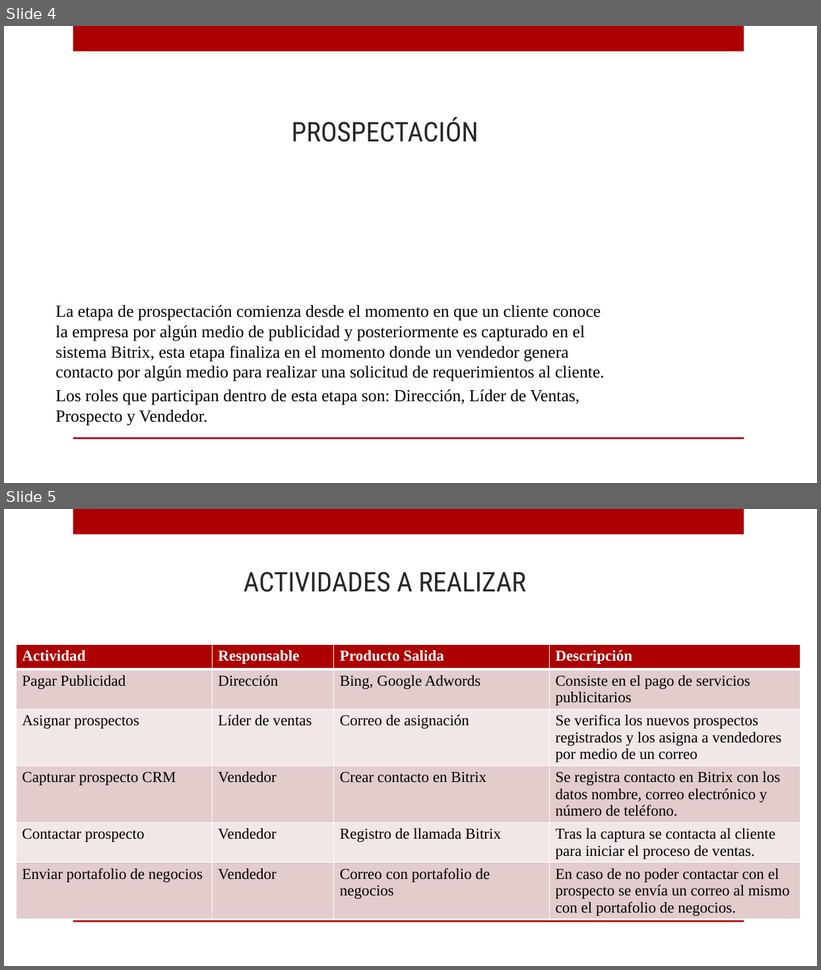
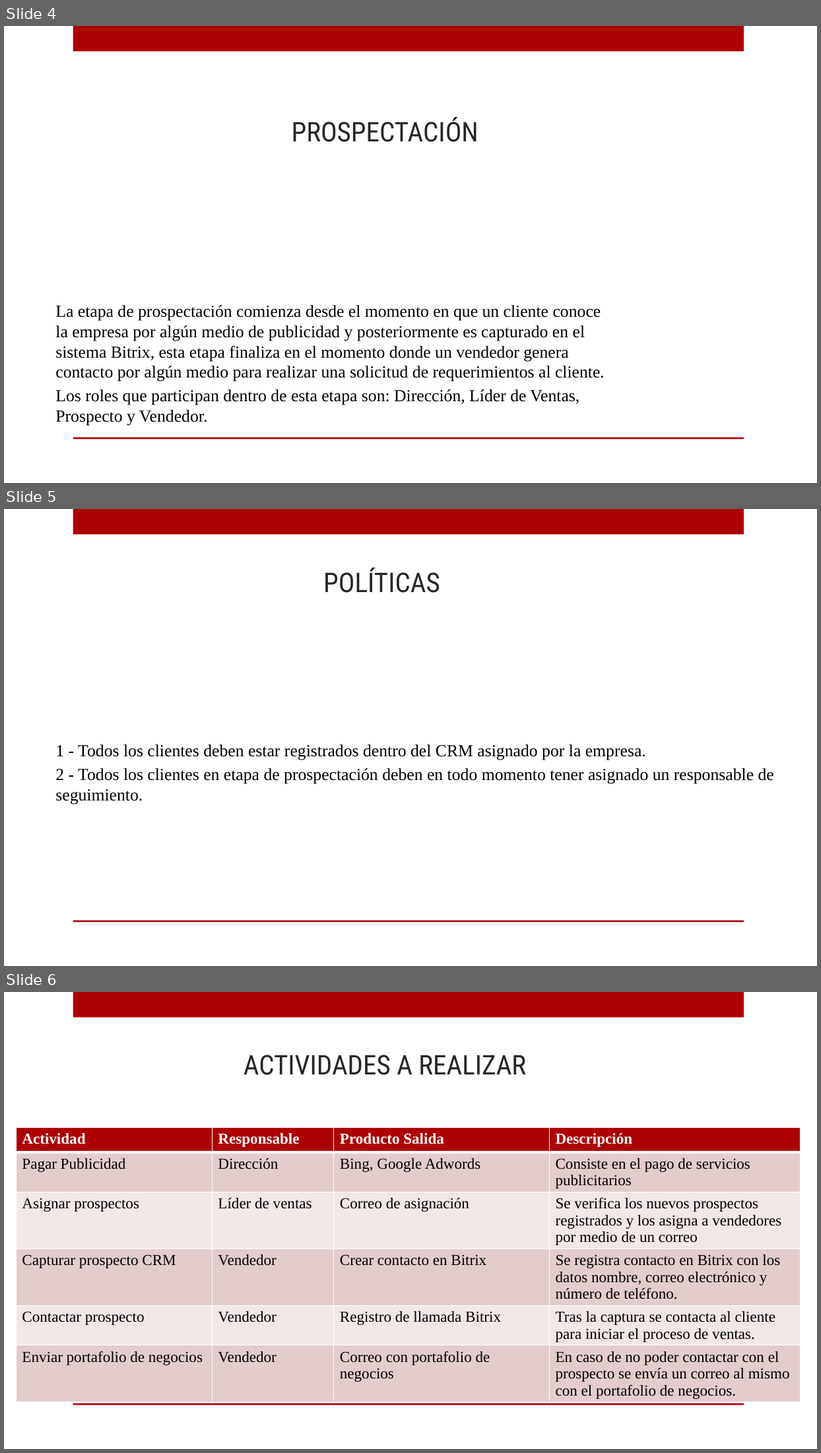
Before and after one commit to ricardo-novelasos/SOSQTP, a slide deck: capacitacion.pptx. Shown one above the other, each under a label of ours: slides 4 and 5 before the commit, slides 4, 5 and 6 after it. The pictures are 821x970 and 821x1453 pixels, drawn with LibreOffice and Linux fonts; fonts in the diff are those of the drawing; background and template pictures are left out. Boxes give left, top, right and bottom in pixels: in the first picture for what was removed or moved away, otherwise in the second. Text is boxed around its words. In the diff, an @@ line names an element or a change of style, - is before the commit and + after.

```diff
--- a/capacitacion.pptx
+++ b/capacitacion.pptx
@@ slide 5 added at <box>4,509,817,966</box>, background picture (left out); not listed: 2 template elements that a slide beside it also shows @@
@@ title added at <box>323,568,440,593</box>, 32 pt, text #262626 @@
+POLÍTICAS
@@ text added at <box>55,745,774,804</box>, 20 pt, text #000000 @@
+1 - Todos los clientes deben estar registrados dentro del CRM asignado por la empresa.
+2 - Todos los clientes en etapa de prospectación deben en todo momento tener asignado un responsable de seguimiento.
@@ what was slide 5 is now slide 6 @@
```
Also in this commit, not shown: 1 slide changed, 8 other slides added.
